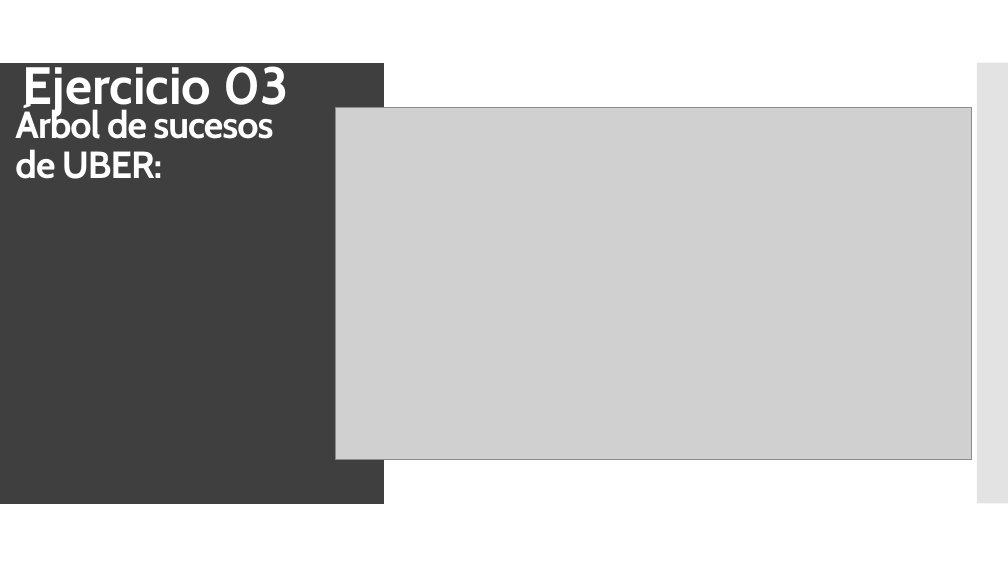
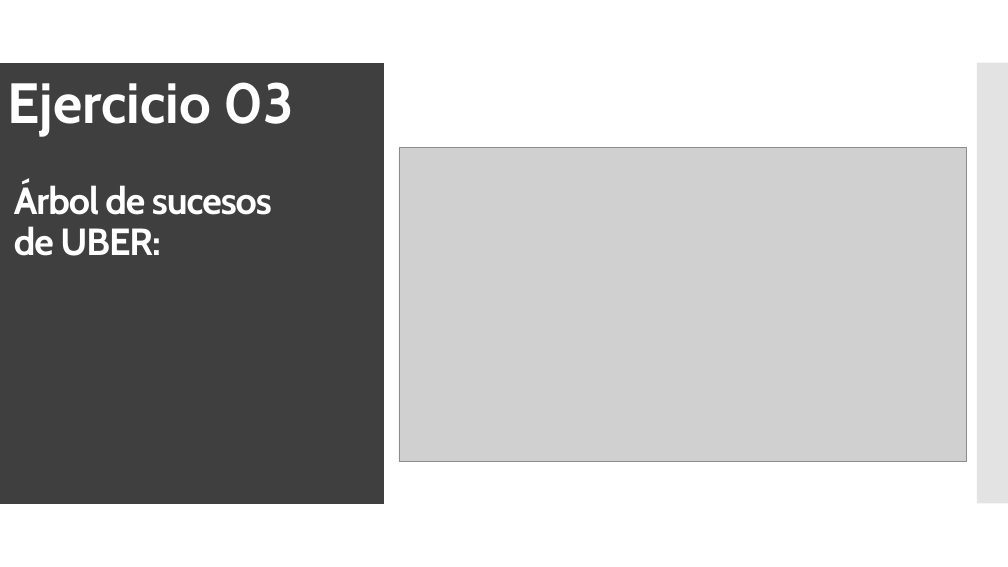
Before and after one commit to Juanfragar/Fiabilidad-y-gestion-de-riesgos, a slide deck: slide 13 of Práctica 3/PRESENTACION.pptx. Drawn at 1008x567 pixels with LibreOffice and Linux fonts; fonts in the diff are those of the drawing; grey boxes stand for pictures. Boxes give left, top, right and bottom in pixels: in the first picture for what was removed or moved away, otherwise in the second. Text is boxed around its words. In the diff, an @@ line names an element or a change of style, - is before the commit and + after.

```diff
--- a/Práctica 3/PRESENTACION.pptx
+++ b/Práctica 3/PRESENTACION.pptx
@@ text "Ejercicio 03": place and size @@
-text "Ejercicio 03" at [23, 59, 288, 115]
+text "Ejercicio 03" at [7, 82, 295, 135]
@@ text "Ejercicio 03" at [7, 82, 295, 135]: size 50 to 54 pt @@
@@ title "Árbol de sucesos de UBER:": place and size @@
-title "Árbol de sucesos de UBER:" at [15, 106, 273, 179]
+title "Árbol de sucesos de UBER:" at [14, 182, 272, 256]
@@ picture: place and size @@
-picture at [336, 107, 972, 459]
+picture at [399, 147, 966, 461]
```
Also in this commit, not shown: 13 other slides changed, 2 other files.
